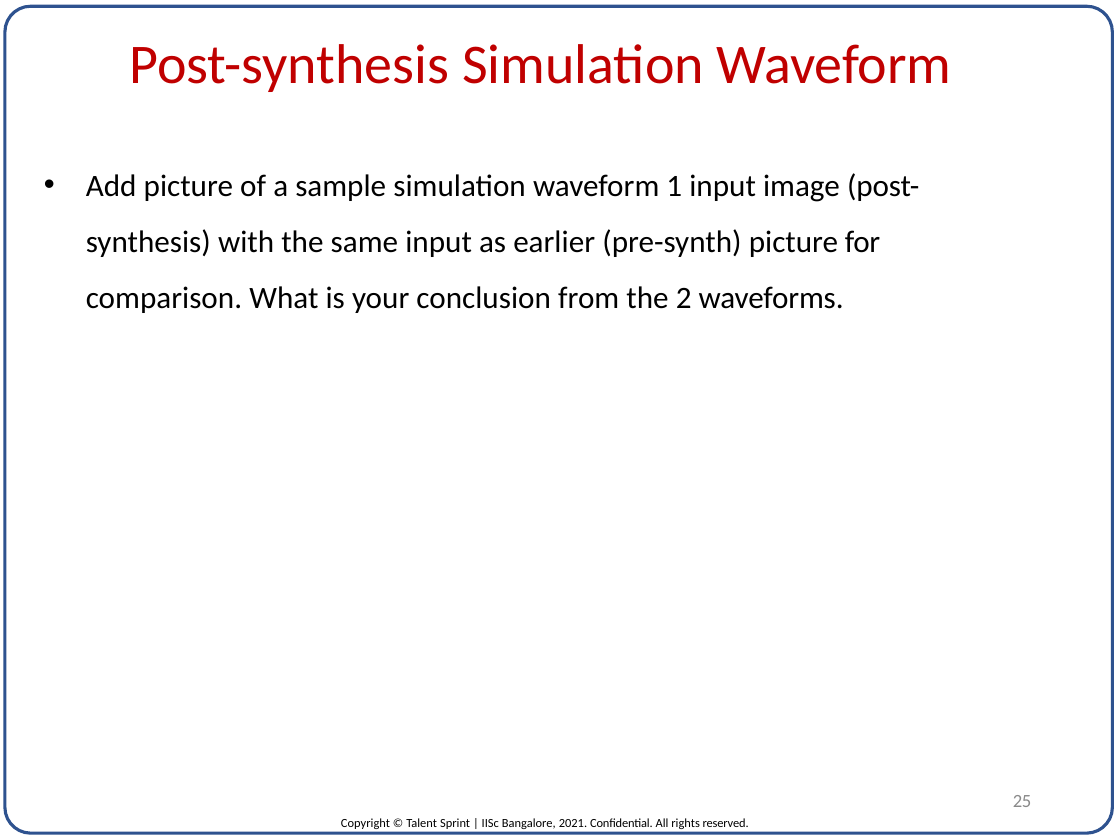
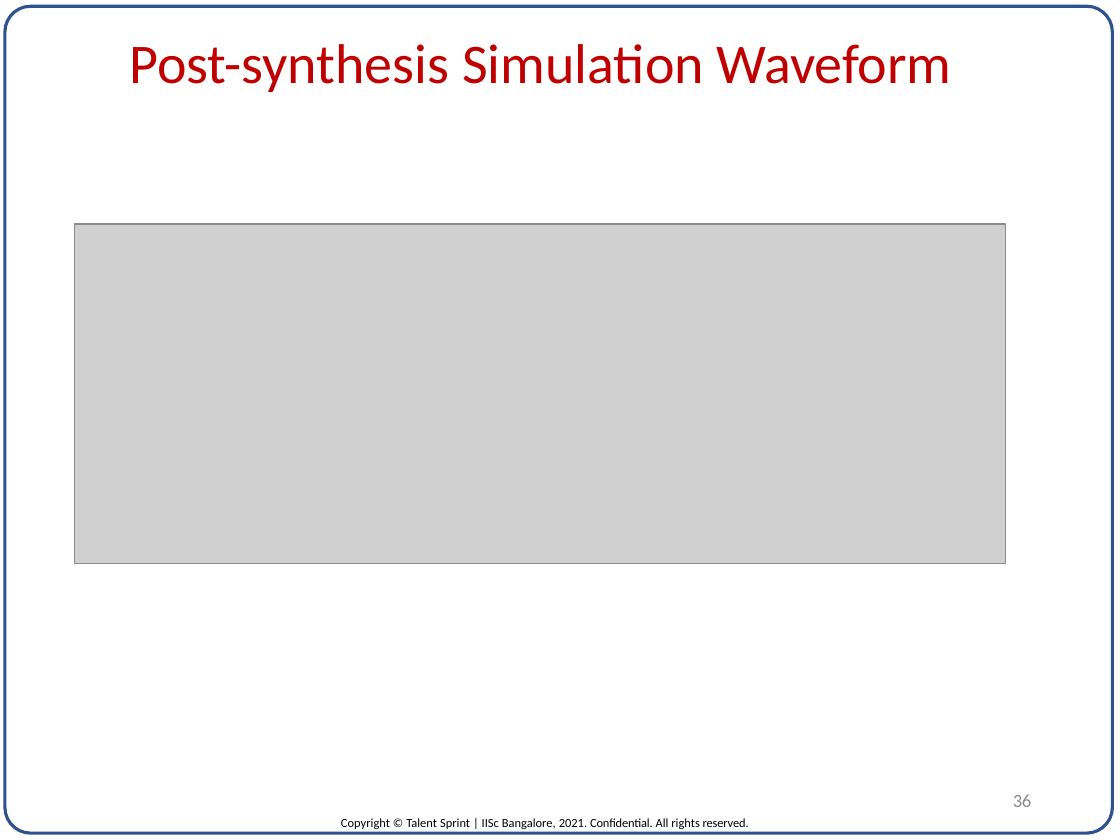
Before and after one commit to ImDanielMarkIsaac/DVLSI_ML_Project, a slide deck: slide 36 of FINAL_FILES/project_template.pptx (slide 25 before the commit). Drawn at 1120x840 pixels with LibreOffice and Linux fonts; fonts in the diff are those of the drawing; grey boxes stand for pictures. Boxes give left, top, right and bottom in pixels: in the first picture for what was removed or moved away, otherwise in the second. Text is boxed around its words. In the diff, an @@ line names an element or a change of style, - is before the commit and + after.

```diff
--- a/FINAL_FILES/project_template.pptx
+++ b/FINAL_FILES/project_template.pptx
@@ text removed at (86,173,919,313) @@
-• Add picture of a sample simulation waveform 1 input image (post- synthesis) with the same input as earlier (pre-synth) picture for comparison. What is your conclusion from the 2 waveforms.
@@ picture added at (74,224,1005,563) @@
@@ page number at (1013,794,1031,807): text changed @@
-25
+36
```
Also in this commit, not shown: 25 other slides changed, 18 slides added, 1 other file.
